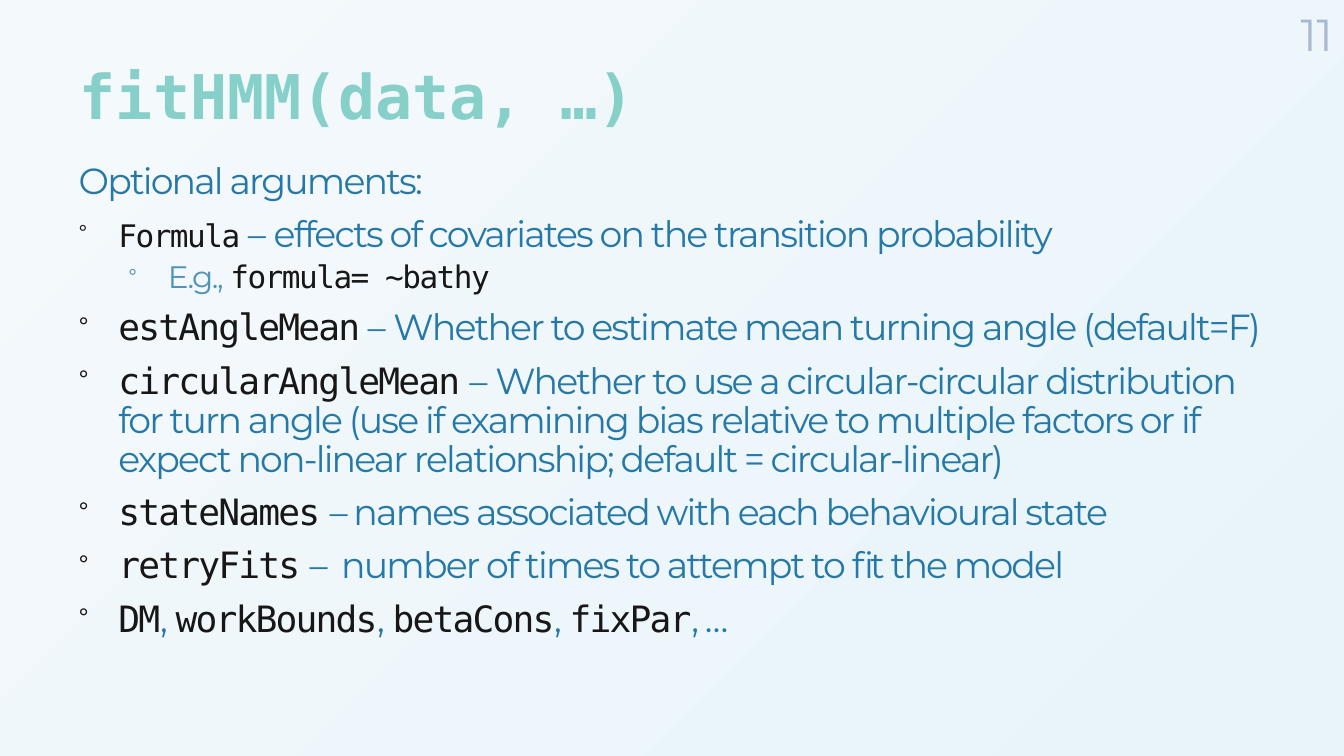
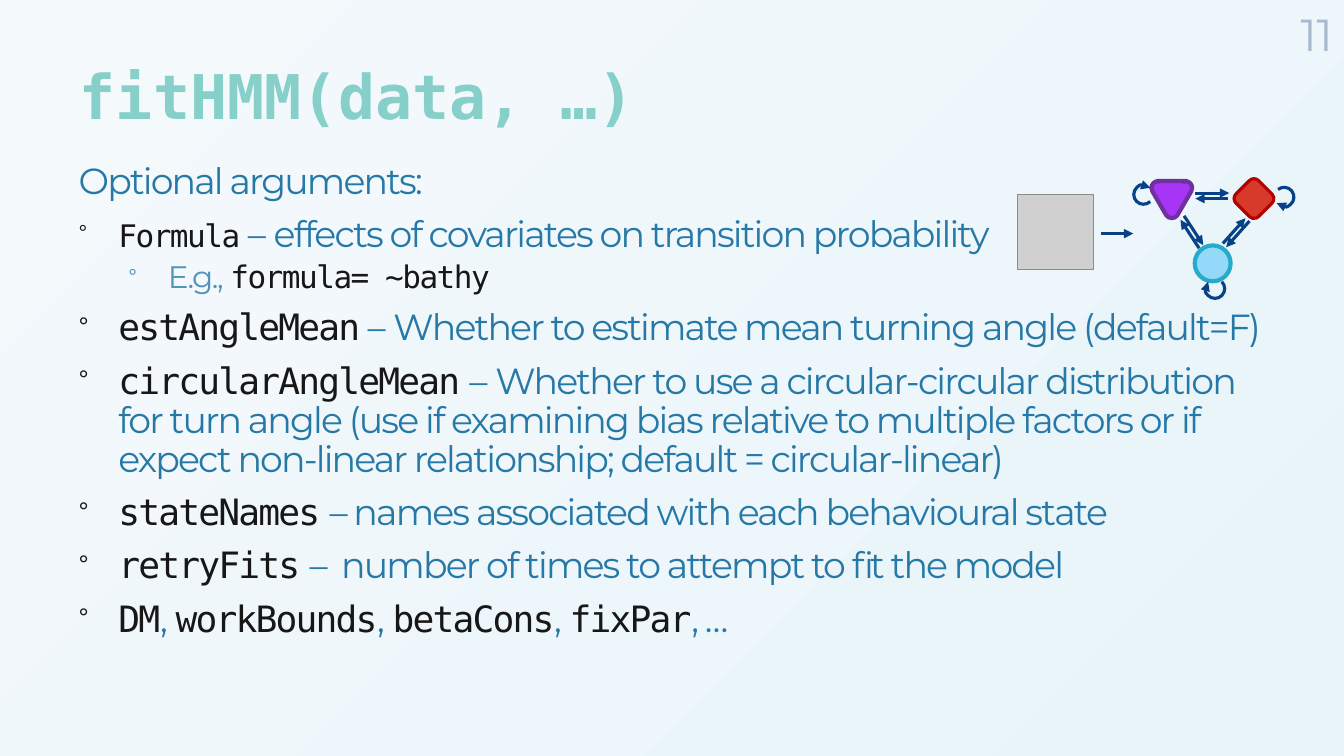
Before and after one commit to MarieAugerMethe/DFO_HMM_2022, a slide deck: slide 11 of Day1/HMM_Tutorial_Day1.pptx. Drawn at 1344x756 pixels with LibreOffice and Linux fonts; fonts in the diff are those of the drawing; grey boxes stand for pictures; background and template pictures are left out. Boxes give left, top, right and bottom in pixels: in the first picture for what was removed or moved away, otherwise in the second. Text is boxed around its words. In the diff, an @@ line names an element or a change of style, - is before the commit and + after.

```diff
--- a/Day1/HMM_Tutorial_Day1.pptx
+++ b/Day1/HMM_Tutorial_Day1.pptx
@@ picture added at (1018,195,1094,269) @@
@@ text at (118,220,990,254): text changed @@
-° Formula – effects of covariates on the transition probability
+° Formula – effects of covariates on transition probability
@@ arrow added from (1101, 234) to (1133, 234), #084081 2.25 pt @@
@@ group added at (1130,178,1297,302): 6 arrows, 5 freeform shapes, 1 ellipse @@
```
Also in this commit, not shown: 3 other slides changed, 1 other file.
